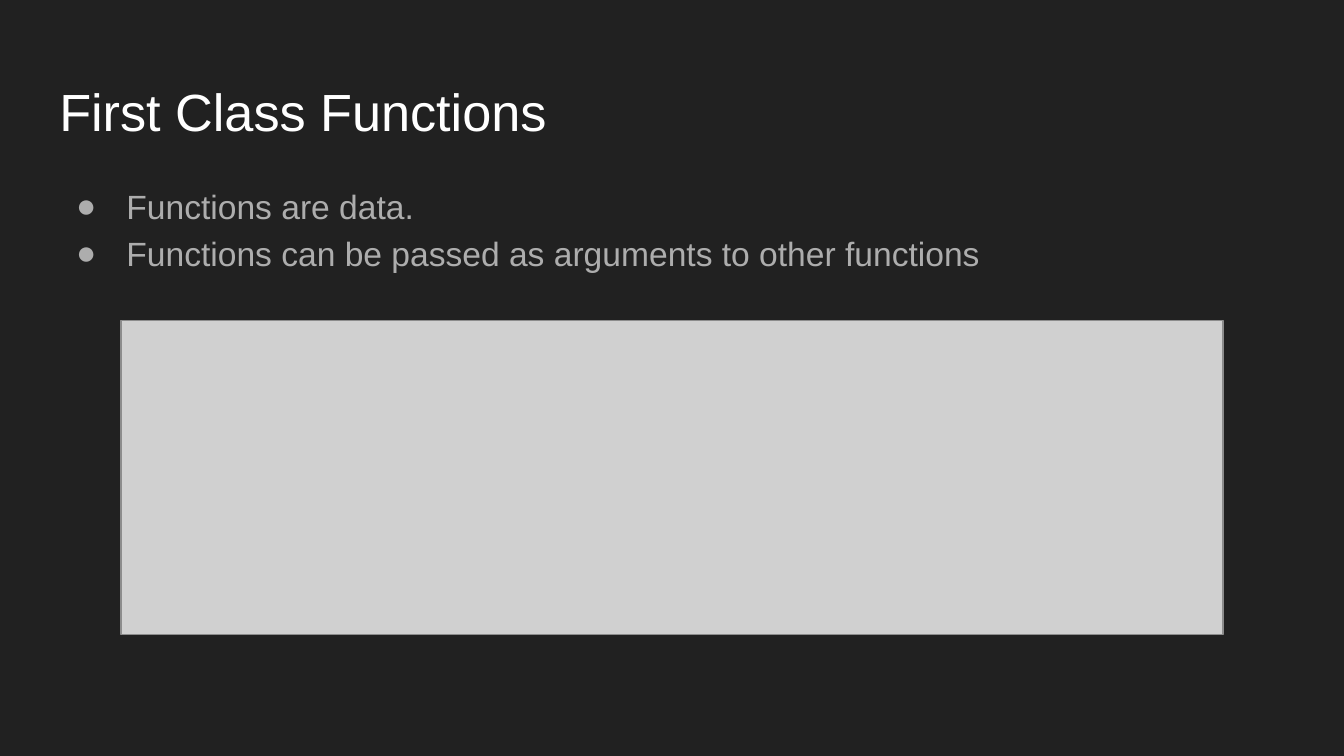
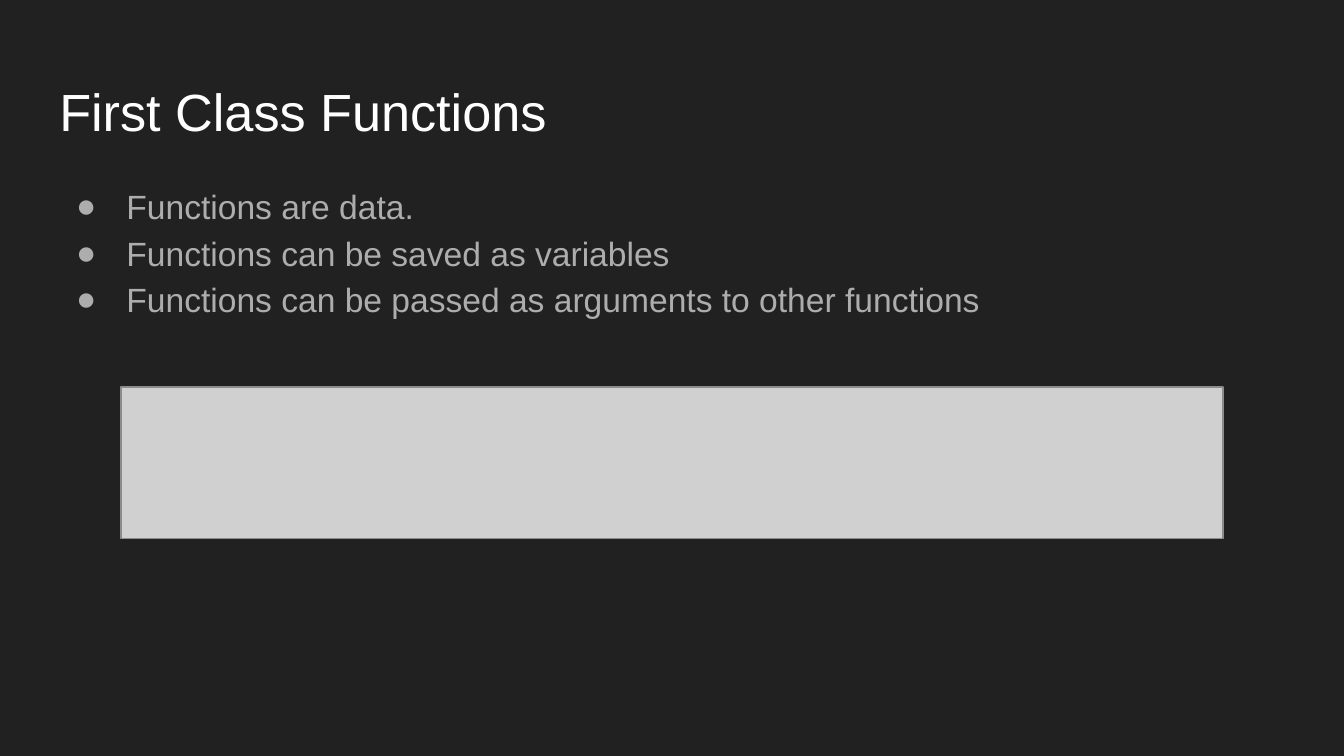
Before and after one commit to evanrupert/haskell-presentation, a slide deck: slide 8 of programming_in_haskell.pptx. Drawn at 1344x756 pixels with LibreOffice and Linux fonts; fonts in the diff are those of the drawing; grey boxes stand for pictures. Boxes give left, top, right and bottom in pixels: in the first picture for what was removed or moved away, otherwise in the second. Text is boxed around its words. In the diff, an @@ line names an element or a change of style, - is before the commit and + after.

```diff
--- a/programming_in_haskell.pptx
+++ b/programming_in_haskell.pptx
@@ text at [126, 241, 669, 267]: paragraph added @@
+● Functions can be saved as variables
@@ picture: place and size @@
-picture at [121, 320, 1223, 634]
+picture at [121, 387, 1223, 539]
```
Also in this commit, not shown: 3 other slides changed, 1 other file.
